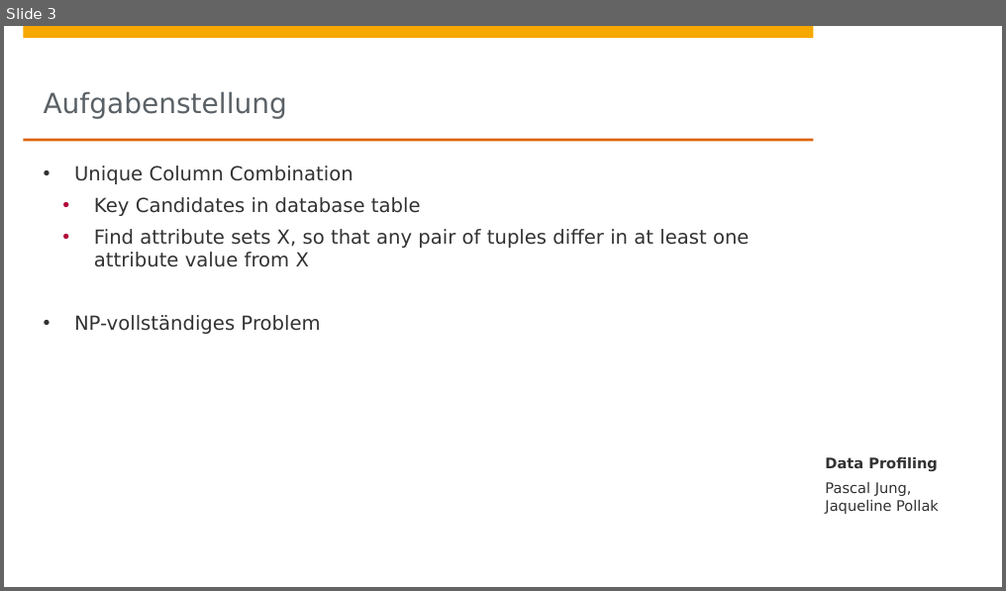
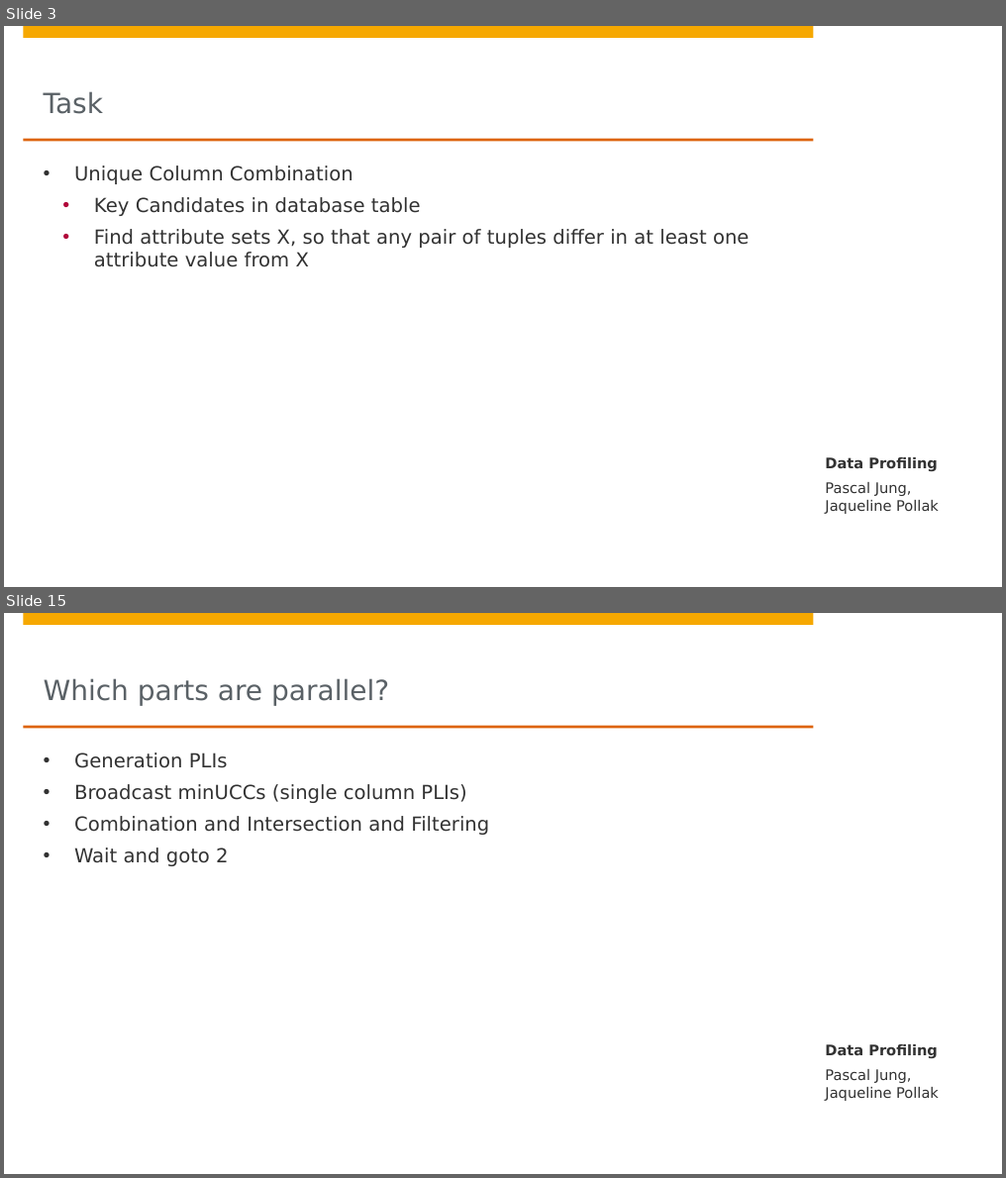
Before and after one commit to DBDA15/data-profiling, a slide deck: presentation.pptx. Shown one above the other, each under a label of ours: slide 3 before the commit, slides 3 and 15 after it; the slides between them are not shown. The pictures are 1006x591 and 1006x1178 pixels, drawn with LibreOffice and Linux fonts; fonts in the diff are those of the drawing; background and template pictures are left out. Boxes give left, top, right and bottom in pixels: in the first picture for what was removed or moved away, otherwise in the second. Text is boxed around its words. In the diff, an @@ line names an element or a change of style, - is before the commit and + after.

```diff
--- a/presentation.pptx
+++ b/presentation.pptx
@@ slide 15 added at (x1=4, y1=613, x2=1002, y2=1174), background #FFFFFF; not listed: 4 template elements that a slide beside it also shows @@
@@ title added at (x1=44, y1=678, x2=389, y2=706), 20 pt, text #5A6166 @@
+Which parts are parallel?
@@ text added at (x1=74, y1=753, x2=489, y2=866), 14 pt, text #323232 @@
+• Generation PLIs
+• Broadcast minUCCs (single column PLIs)
+• Combination and Intersection and Filtering
+• Wait and goto 2
@@ text added at (x1=825, y1=1045, x2=938, y2=1059), 10.5 pt, text #323232, bold @@
+Data Profiling
@@ text added at (x1=825, y1=1069, x2=939, y2=1101), 10.5 pt, text #323232 @@
+Pascal Jung,
+Jaqueline Pollak
@@ slide 3 changed as well @@
@@ title at (x1=44, y1=91, x2=103, y2=114): text changed @@
-Aufgabenstellung
+Task
@@ text at (x1=74, y1=315, x2=320, y2=334): paragraph removed @@
-• NP-vollständiges Problem
```
Also in this commit, not shown: 2 other slides changed, 24 other slides added.
